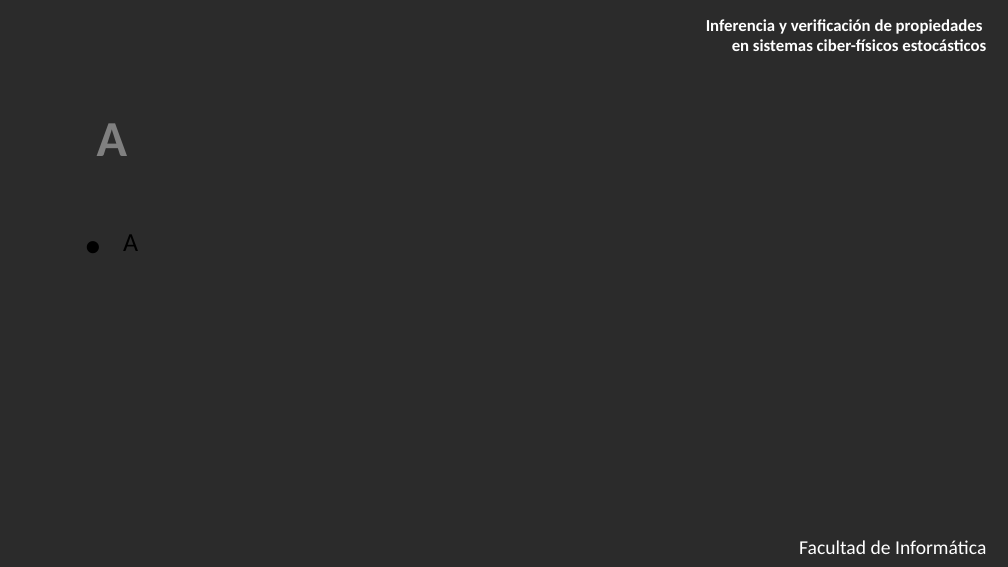
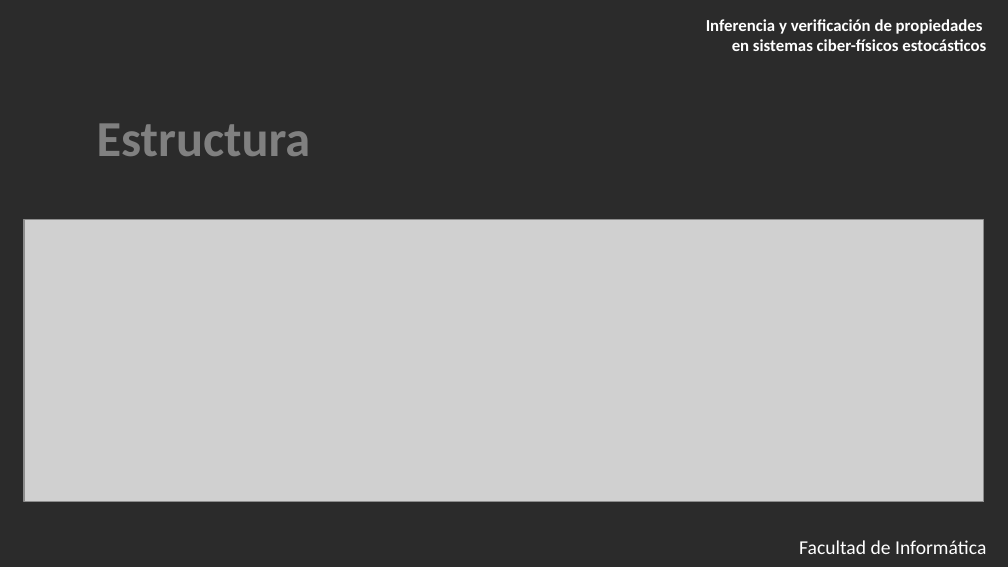
Before and after one commit to nachorequeno/tfg_ciberfisicos, a slide deck: slide 17 of slides/plantilla_usada.pptx (slide 12 before the commit). Drawn at 1008x567 pixels with LibreOffice and Linux fonts; fonts in the diff are those of the drawing; grey boxes stand for pictures; background and template pictures are left out; a plain dark background stands for a picture behind light text. Boxes give left, top, right and bottom in pixels: in the first picture for what was removed or moved away, otherwise in the second. Text is boxed around its words. In the diff, an @@ line names an element or a change of style, - is before the commit and + after.

```diff
--- a/slides/plantilla_usada.pptx
+++ b/slides/plantilla_usada.pptx
@@ text at (x1=97, y1=123, x2=311, y2=156): text changed @@
-A
-• A
+Estructura
@@ picture added at (x1=24, y1=220, x2=984, y2=502) @@
```
Also in this commit, not shown: 2 other slides changed, 8 slides added.
